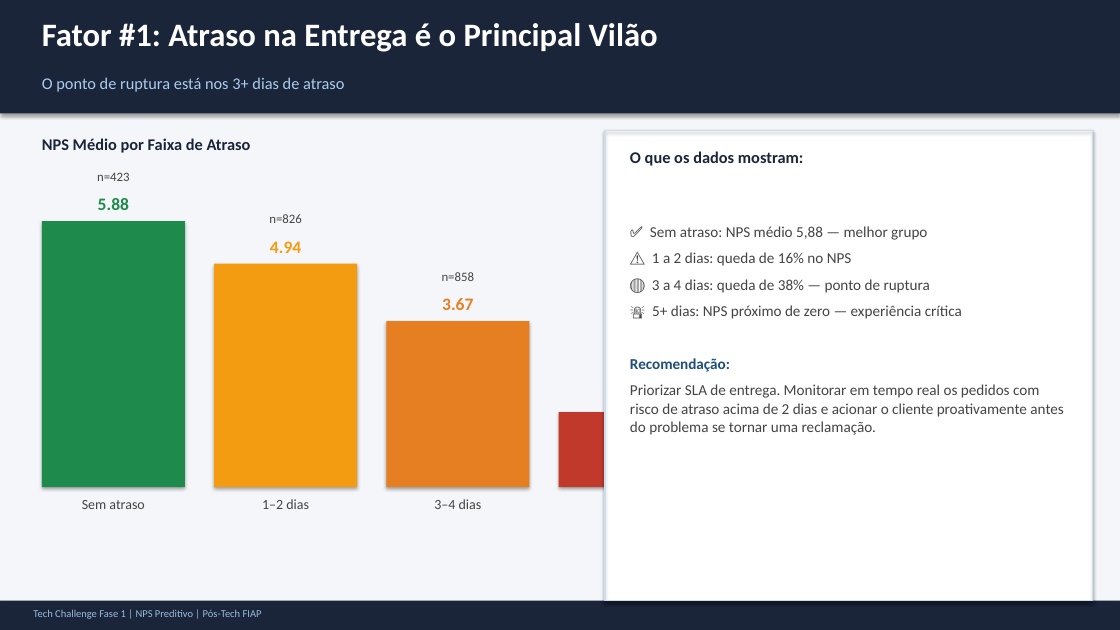
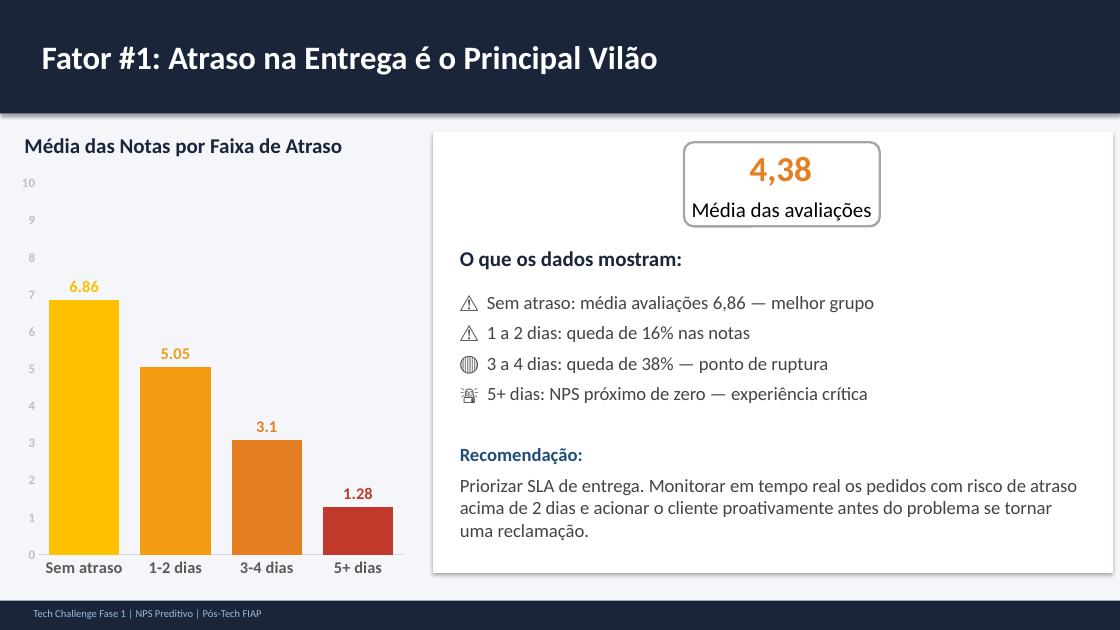
Before and after one commit to Fe-Biaggio/TechChallenge_1, a slide deck: slide 5 of reports/presentation/NPS_Preditivo_Apresentacao.pptx. Drawn at 1120x630 pixels with LibreOffice and Linux fonts; fonts in the diff are those of the drawing. Boxes give left, top, right and bottom in pixels: in the first picture for what was removed or moved away, otherwise in the second. Text is boxed around its words. In the diff, an @@ line names an element or a change of style, - is before the commit and + after.

```diff
--- a/reports/presentation/NPS_Preditivo_Apresentacao.pptx
+++ b/reports/presentation/NPS_Preditivo_Apresentacao.pptx
@@ text "Fator #1: Atraso na Entrega ...": place and size @@
-text "Fator #1: Atraso na Entrega ..." at box(42, 23, 658, 52)
+text "Fator #1: Atraso na Entrega ..." at box(42, 46, 658, 75)
@@ text removed at box(42, 77, 344, 92) @@
-O ponto de ruptura está nos 3+ dias de atraso
@@ text at box(24, 138, 342, 157): text changed; size 14 to 18 pt @@
-NPS Médio por Faixa de Atraso
+Média das Notas por Faixa de Atraso
@@ rectangle: place and size @@
-rectangle at box(605, 130, 1092, 601)
+rectangle at box(433, 132, 1113, 573)
@@ rectangle removed at box(605, 130, 1092, 601) @@
@@ rounded rectangle added at box(684, 142, 880, 226), fill #FFFFFF, outline #A6A6A6 2 pt @@
@@ column chart added at box(14, 167, 412, 587) @@
+categories: Sem atraso, 1-2 dias, 3-4 dias, 5+ dias
+Series 1: 6.86, 5.05, 3.1, 1.28
@@ text removed at box(97, 172, 130, 181) @@
-n=423
@@ text added at box(750, 157, 812, 186), 30 pt, text #E67E22, bold @@
+4,38
@@ text removed at box(98, 198, 129, 210) @@
-5.88
@@ text added at box(692, 202, 872, 221), 18 pt, text #000000 @@
+Média das avaliações
@@ rectangle removed at box(42, 221, 185, 487) @@
@@ text removed at box(269, 214, 302, 223) @@
-n=826
@@ rectangle removed at box(214, 264, 357, 487) @@
@@ text removed at box(270, 241, 301, 253) @@
-4.94
@@ text "⚠️ Sem atraso: média avaliações ...": place and size @@
-text "⚠️ Sem atraso: média avaliações ..." at box(630, 226, 1063, 435)
+text "⚠️ Sem atraso: média avaliações ..." at box(460, 296, 1077, 540)
@@ text "O que os dados mostram:": place and size @@
-text "O que os dados mostram:" at box(630, 151, 803, 166)
+text "O que os dados mostram:" at box(460, 251, 682, 270)
@@ text "O que os dados mostram:" at box(460, 251, 682, 270): size 14 to 18 pt @@
@@ text removed at box(442, 298, 473, 310) @@
-3.67
@@ text removed at box(442, 272, 475, 281) @@
-n=858
@@ text at box(487, 296, 875, 342): text changed; size 13 to 16 pt @@
-✅ Sem atraso: NPS médio 5,88 — melhor grupo
-⚠️ 1 a 2 dias: queda de 16% no NPS
+⚠️ Sem atraso: média avaliações 6,86 — melhor grupo
+⚠️ 1 a 2 dias: queda de 16% nas notas
@@ rectangle removed at box(386, 321, 529, 487) @@
@@ text at box(460, 357, 1077, 540): size 13 to 16 pt in "🔴 3 a 4 dias: queda de ...", "🚨 5+ dias: NPS próximo de zero ...", "Recomendação:", "Priorizar SLA de entrega. Monitorar em tempo ..." @@
@@ text removed at box(614, 387, 645, 405) @@
-1.66
@@ text removed at box(614, 361, 647, 369) @@
-n=393
@@ rectangle removed at box(559, 413, 702, 487) @@
@@ text removed at box(82, 500, 144, 509) @@
-Sem atraso
@@ text removed at box(262, 499, 309, 509) @@
-1–2 dias
@@ text removed at box(434, 499, 482, 509) @@
-3–4 dias
```
Also in this commit, not shown: 8 other slides changed, 4 slides added, 2 slides removed, 2 other files.
